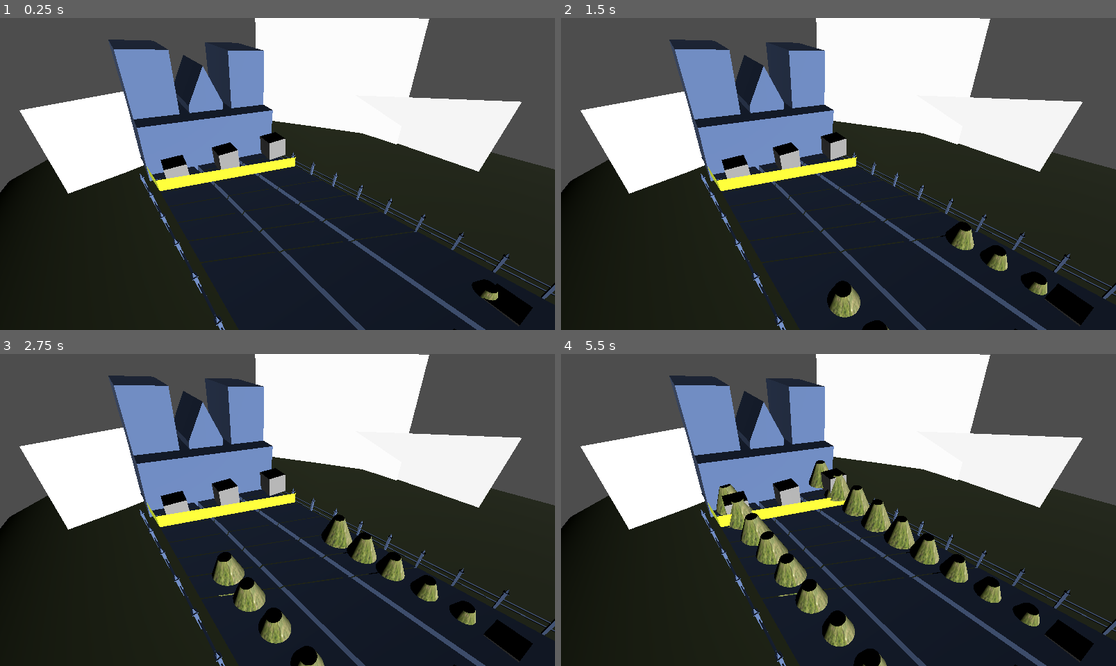
Above: before the commit, frames 1-4 (two rows, left to right).
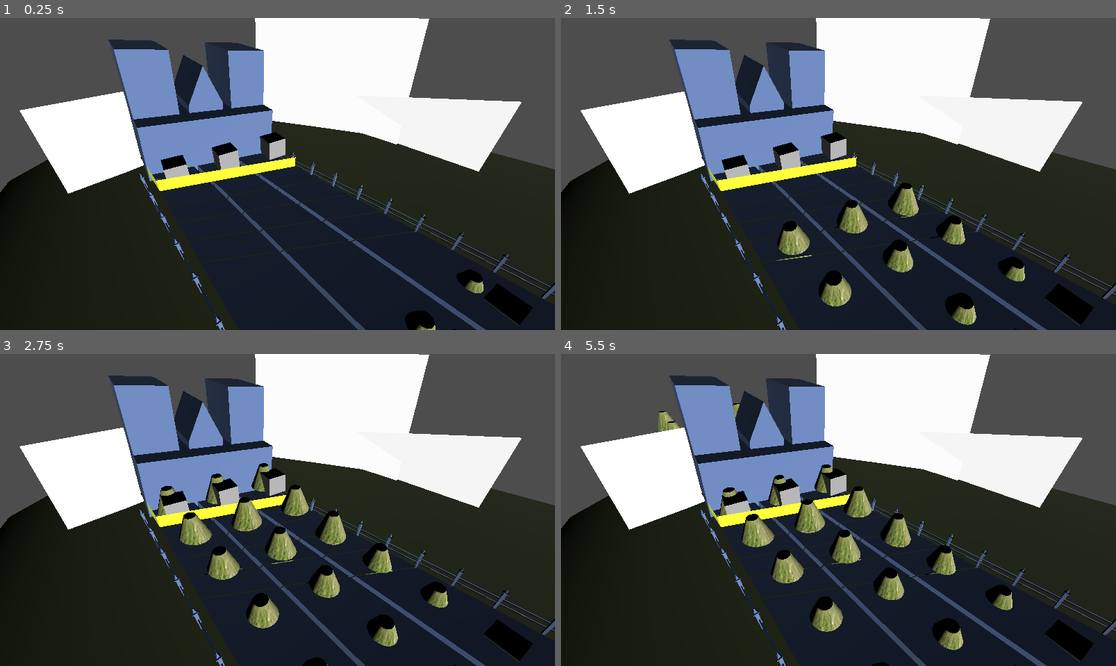
Above: after the commit, the same moments.

Repository: bloshko/rave-keeper
Game: Godot game, scene res://scenes/main.tscn
Same seed, same stepped clock (60 frames per second), same inputs: the game is played once before the commit and once after it.
Inputs:
- Up to frame 1 (0.25 s): no input
- Up to frame 2 (1.5 s): hold Right (ui_right) 0.53-1.28 s; hold Left (ui_left) from 1.28 s (still down)
- Up to frame 3 (2.75 s): release Left (ui_left) at 2.03 s; hold Right (ui_right) from 2.03 s (still down)
- Up to frame 4 (5.5 s): release Right (ui_right) at 3.53 s; hold Left (ui_left) from 3.53 s (still down)

The runs differ from the first frame. In frame 1, 0.7% of the frame differs, in the area x 72-90%, y 80-100%; in frame 2, 4.2%; in frame 3, 6.8%; in frame 4, 7.7%, in the area x 17-87%, y 15-100%.

Commit message:
fix spawning on different lanes and speeds

Diff:
--- a/prototyping/music_manager.gd
+++ b/prototyping/music_manager.gd
@@ -12,7 +12,7 @@
 
 var seconds_per_beat: float
 var elapsed: float
-var current_beat = 1
+var current_beat = 0
 var music_events: Dictionary = {}
 
 func _ready() -> void:
--- a/scenes/main.tscn
+++ b/scenes/main.tscn
@@ -34,39 +34,45 @@
 
 [node name="Lane1" type="Node3D" parent="Lanes"]
 
-[node name="FinishLane1" type="MeshInstance3D" parent="Lanes/Lane1"]
+[node name="FinishLane" type="MeshInstance3D" parent="Lanes/Lane1"]
 transform = Transform3D(0.399145, 0, -0.0261473, 0, 0.4, 0, 0.0261473, 0, 0.399145, -3.294, 1, 2.621)
 mesh = SubResource("BoxMesh_jyhfs")
 skeleton = NodePath("../..")
 
-[node name="StartLane1" type="MeshInstance3D" parent="Lanes/Lane1"]
+[node name="StartLane" type="MeshInstance3D" parent="Lanes/Lane1"]
 transform = Transform3D(0.4, 0, 0, 0, 0.4, 0, 0, 0, 0.4, -2.59356, 0.417349, 7.06714)
 mesh = SubResource("BoxMesh_o6xl0")
 skeleton = NodePath("")
 
+[node name="Enemies" type="Node3D" parent="Lanes/Lane1"]
+
 [node name="Lane2" type="Node3D" parent="Lanes"]
 
-[node name="FinishLane2" type="MeshInstance3D" parent="Lanes/Lane2"]
+[node name="FinishLane" type="MeshInstance3D" parent="Lanes/Lane2"]
 transform = Transform3D(0.4, 0, 0, 0, 0.4, 0, 0, 0, 0.4, -2.30695, 1, 2.663)
 mesh = SubResource("BoxMesh_tbgi4")
 skeleton = NodePath("../..")
 
-[node name="StartLane2" type="MeshInstance3D" parent="Lanes/Lane2"]
+[node name="StartLane" type="MeshInstance3D" parent="Lanes/Lane2"]
 transform = Transform3D(0.4, 0, 0, 0, 0.4, 0, 0, 0, 0.4, -1.48413, 0.271031, 7.06714)
 mesh = SubResource("BoxMesh_o6xl0")
 skeleton = NodePath("")
 
+[node name="Enemies" type="Node3D" parent="Lanes/Lane2"]
+
 [node name="Lane3" type="Node3D" parent="Lanes"]
 
-[node name="FinishLane3" type="MeshInstance3D" parent="Lanes/Lane3"]
+[node name="FinishLane" type="MeshInstance3D" parent="Lanes/Lane3"]
 transform = Transform3D(0.4, 0, 0, 0, 0.4, 0, 0, 0, 0.4, -1.24158, 1, 2.75561)
 mesh = SubResource("BoxMesh_tefeu")
 skeleton = NodePath("../..")
 
-[node name="StartLane3" type="MeshInstance3D" parent="Lanes/Lane3"]
+[node name="StartLane" type="MeshInstance3D" parent="Lanes/Lane3"]
 transform = Transform3D(0.4, 0, 0, 0, 0.4, 0, 0, 0, 0.4, -0.231158, 0.0805157, 7.06666)
 mesh = SubResource("BoxMesh_o6xl0")
 skeleton = NodePath("")
+
+[node name="Enemies" type="Node3D" parent="Lanes/Lane3"]
 
 [node name="EnemyManager" type="Node3D" parent="."]
 script = ExtResource("1_tbgi4")
--- a/scripts/enemy.gd
+++ b/scripts/enemy.gd
@@ -1,6 +1,4 @@
 extends Node3D
-
-@export var direction_to_finish: Vector3
 
 func _ready():
 	pass
--- a/scripts/enemy_manager.gd
+++ b/scripts/enemy_manager.gd
@@ -1,67 +1,106 @@
 extends Node3D
 
-@onready var lane_start_1 = $"../Lanes/Lane1/StartLane1"
-@onready var lane_start_2 = $"../Lanes/Lane2/StartLane2"
-@onready var lane_start_3 = $"../Lanes/Lane3/StartLane3"
+@onready var lane_start_1 = $"../Lanes/Lane1/StartLane"
+@onready var lane_start_2 = $"../Lanes/Lane2/StartLane"
+@onready var lane_start_3 = $"../Lanes/Lane3/StartLane"
 
-@onready var lane_finish_1 = $"../Lanes/Lane1/FinishLane1"
-@onready var lane_finish_2 = $"../Lanes/Lane2/FinishLane2"
-@onready var lane_finish_3 = $"../Lanes/Lane3/FinishLane3"
+@onready var lane_finish_1 = $"../Lanes/Lane1/FinishLane"
+@onready var lane_finish_2 = $"../Lanes/Lane2/FinishLane"
+@onready var lane_finish_3 = $"../Lanes/Lane3/FinishLane"
+
+@onready var lane_enemies_1 = $"../Lanes/Lane1/Enemies"
+@onready var lane_enemies_2 = $"../Lanes/Lane2/Enemies"
+@onready var lane_enemies_3 = $"../Lanes/Lane3/Enemies"
 
 @onready var music_manager = $"../MusicManager"
 
 @export var enemy_scene: PackedScene
 
+
+
 var lane_direction_1 = Vector3.FORWARD;
+var lane_velocity_1 = 1;
+
 var lane_direction_2 = Vector3.FORWARD;
+var lane_velocity_2 = 1;
+
 var lane_direction_3 = Vector3.FORWARD;
+var lane_velocity_3 = 1;
+
 
 var velocity = 1.0;
-var look_ahead_index = 0;
+var approach_beats = 0;
 
 var enemies: Array = [[1, null, 1], [1, 2, null],[null, 3, 3], [1, null, 1],]
 
 func _ready():
+	# todo: use bpm from parsed data
+	var bpm = music_manager.bpm
+
+	var time_to_finish = 5 * 60 / bpm; # 5 is approach_beats
+
 	lane_direction_1 = (lane_finish_1.global_position - lane_start_1.global_position).normalized();
+	lane_velocity_1 = lane_start_1.global_position.distance_to(lane_finish_1.global_position) / time_to_finish
+
 	lane_direction_2 = (lane_finish_2.global_position - lane_start_2.global_position).normalized();
+	lane_velocity_2 = lane_start_2.global_position.distance_to(lane_finish_2.global_position) / time_to_finish
+
 	lane_direction_3 = (lane_finish_3.global_position - lane_start_3.global_position).normalized();
+	lane_velocity_3 = lane_start_3.global_position.distance_to(lane_finish_3.global_position) / time_to_finish
 
 	music_manager.beat.connect(_on_beat)
 
 func _on_beat(beat_num: int):
-	var index_to_spawn = look_ahead_index + (beat_num - 1)
+	var index_to_spawn = approach_beats + beat_num
 
 	if index_to_spawn < 0:
 		return
-	print(beat_num)
+
 	spawn_index(index_to_spawn)
 
 func spawn_index(index_to_spawn: int):
+	spawn_enemy(1)
+	spawn_enemy(2)
+
+
 	if enemy_scene == null or index_to_spawn + 1 > enemies.size():
 		return
 
 	var enemies_to_spawn = enemies[index_to_spawn]
 
-	if enemies_to_spawn[0]:
-		spawn_enemy(lane_start_1.global_position, lane_direction_1)
+	#todo revert
+	#if enemies_to_spawn[0] or true:
+		#spawn_enemy(1)
 
-	if enemies_to_spawn[1]:
-		spawn_enemy(lane_start_2.global_position, lane_direction_2)
+	#if enemies_to_spawn[1]:
+		#spawn_enemy(2)
 
 
 	if enemies_to_spawn[2]:
-		spawn_enemy(lane_start_3.global_position, lane_direction_3)
+		spawn_enemy(3)
 
 
-func spawn_enemy(spawn_position: Vector3, direction: Vector3):
+func spawn_enemy(lane_num: int):
+	var spawn_position = lane_start_3.global_position
+	var parent_node = lane_enemies_3
+
+	if lane_num == 1:
+		spawn_position = lane_start_1.global_position
+		parent_node = lane_enemies_1
+	elif lane_num == 2:
+		spawn_position = lane_start_2.global_position
+		parent_node = lane_enemies_2
+
 	var enemy = enemy_scene.instantiate()
 
+	parent_node.add_child(enemy)
 	enemy.global_position = spawn_position;
-	enemy.direction_to_finish = direction
 
-	add_child(enemy)
 
 func _process(delta):
-	for child in get_children():
-		if 'direction_to_finish' in child:
-			child.global_position += child.direction_to_finish * delta * velocity
+	for child in lane_enemies_1.get_children():
+		child.global_position += lane_direction_1 * delta * lane_velocity_1
+	for child in lane_enemies_2.get_children():
+		child.global_position += lane_direction_2 * delta * lane_velocity_2
+	for child in lane_enemies_3.get_children():
+		child.global_position += lane_direction_3 * delta * lane_velocity_3
